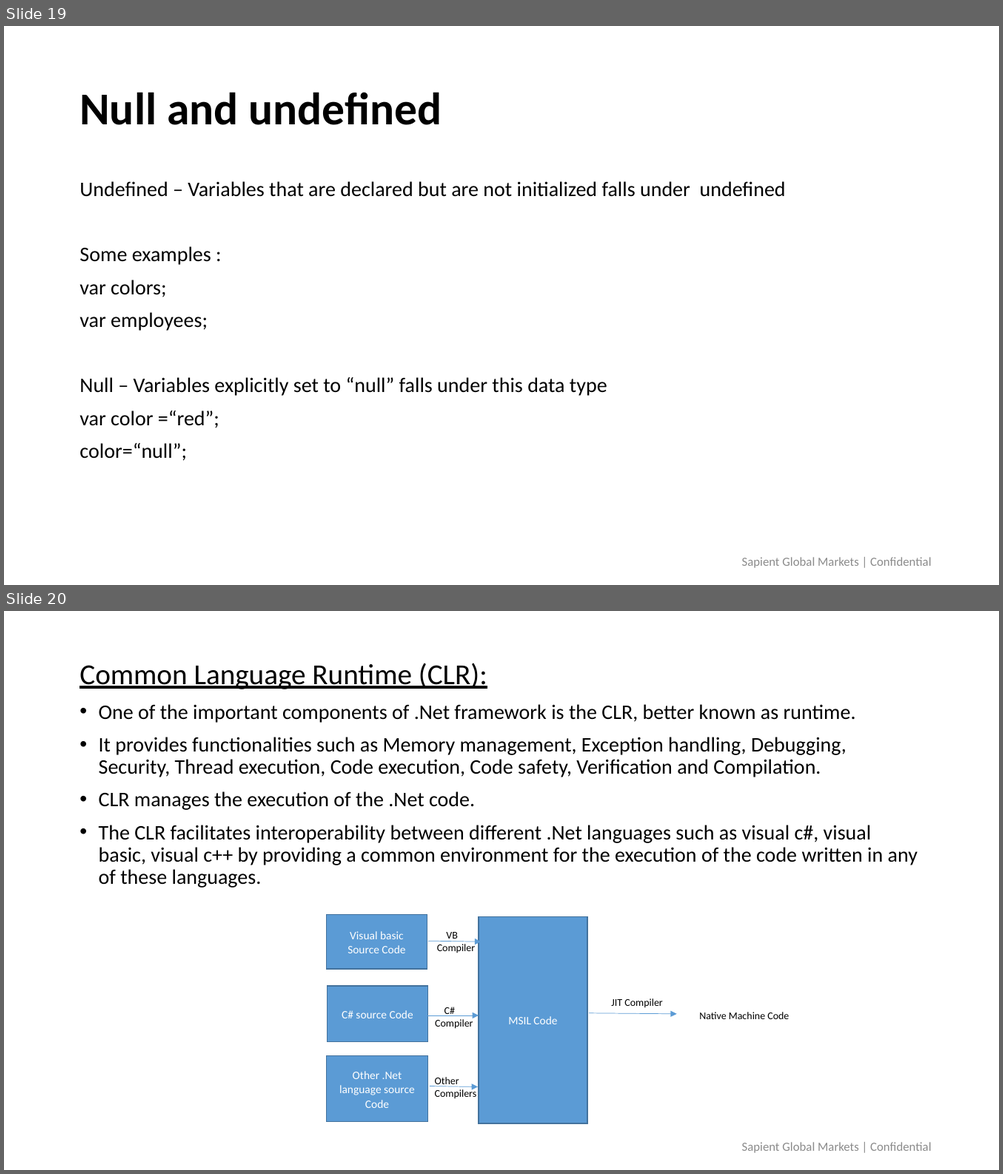
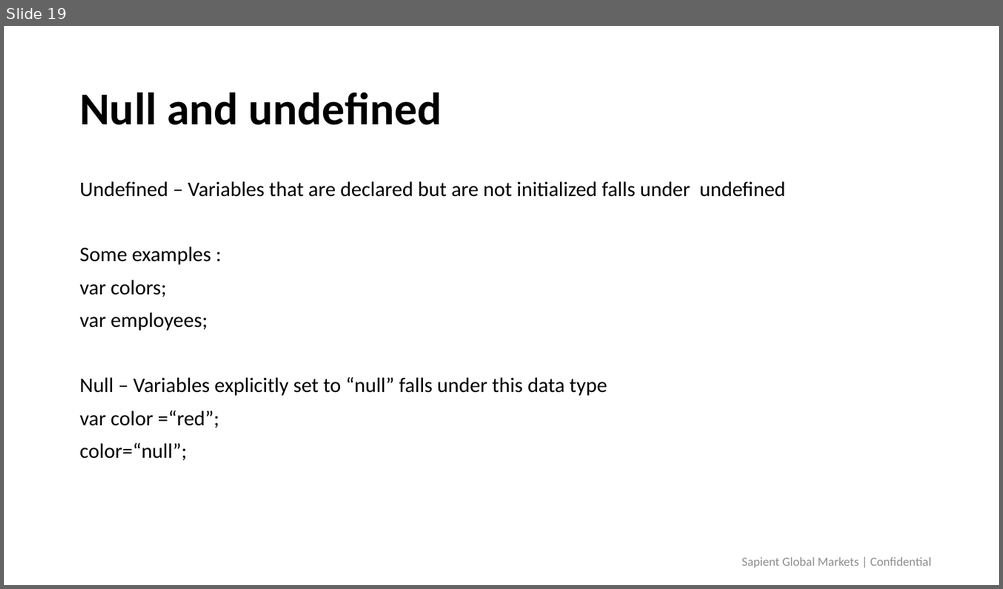
Before and after one commit to himanshu323/demoWebDev, a slide deck: Javascript.pptx. Shown one above the other, each under a label of ours: slides 19 and 20 before the commit, slide 19 after it. The pictures are 1003x1174 and 1003x589 pixels, drawn with LibreOffice and Linux fonts; fonts in the diff are those of the drawing; background and template pictures are left out. Boxes give left, top, right and bottom in pixels: in the first picture for what was removed or moved away, otherwise in the second. Text is boxed around its words. In the diff, an @@ line names an element or a change of style, - is before the commit and + after.

```diff
--- a/Javascript.pptx
+++ b/Javascript.pptx
@@ slide 20 removed at [4, 611, 999, 1170], background #FFFFFF @@
@@ text removed at [79, 663, 917, 888] @@
-Common Language Runtime (CLR):
-• One of the important components of .Net framework is the CLR, better known as runtime.
-• It provides functionalities such as Memory management, Exception handling, Debugging, Security, Thread execution, Code execution, Code safety, Verification and Compilation.
-• CLR manages the execution of the .Net code.
-• The CLR facilitates interoperability between different .Net languages such as visual c#, visual basic, visual c++ by providing a common environment for the execution of the code written in any of these languages.
@@ rectangle removed at [327, 914, 427, 969] @@
-Visual basic Source Code
@@ rectangle removed at [478, 917, 587, 1124] @@
-MSIL Code
@@ arrow removed from (428, 942) to (481, 943) @@
@@ text removed at [437, 932, 475, 954] @@
-VB
-Compiler
@@ rectangle removed at [327, 986, 428, 1042] @@
-C# source Code
@@ text removed at [435, 1007, 472, 1029] @@
-C#
-Compiler
@@ text removed at [611, 999, 662, 1008] @@
-JIT Compiler
@@ arrow removed from (427, 1016) to (478, 1016) @@
@@ arrow removed from (589, 1013) to (677, 1014) @@
@@ text removed at [699, 1012, 788, 1019] @@
-Native Machine Code
@@ rectangle removed at [327, 1056, 428, 1123] @@
-Other .Net language source Code
@@ arrow removed from (430, 1086) to (478, 1087) @@
@@ text removed at [435, 1077, 477, 1099] @@
-Other
-Compilers
@@ text removed at [742, 1142, 930, 1153] @@
-Sapient Global Markets | Confidential
```
Also in this commit, not shown: 7 slides changed, 13 slides added, 1 other slide removed, 21 other files.
